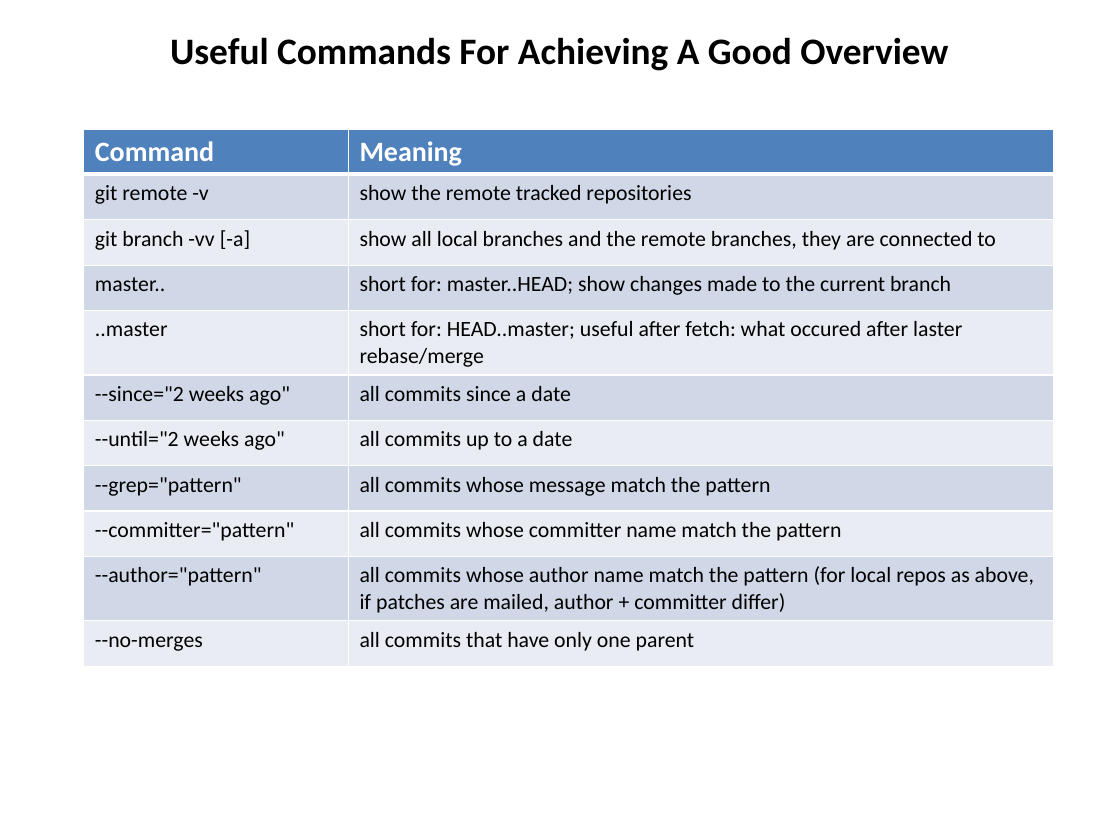
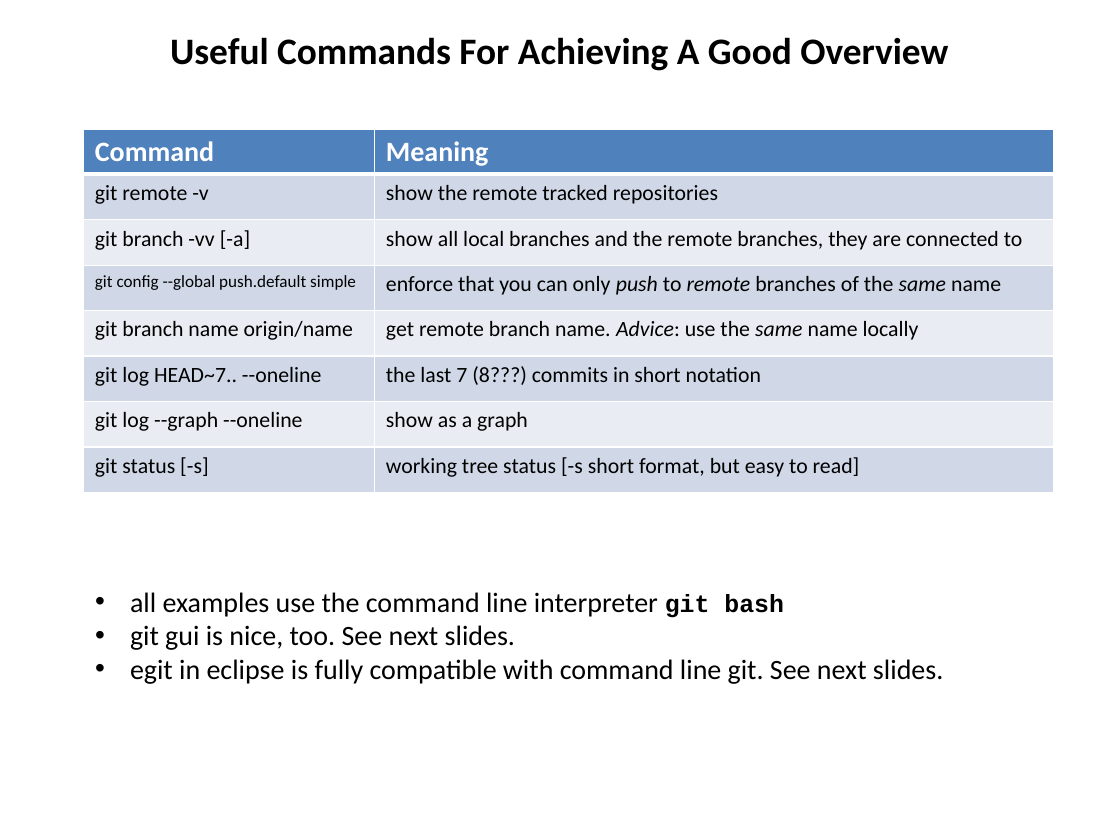
Before and after one commit to hanbei/git_tutorial, a slide deck: slide 21 of architektur.pptx. Drawn at 1120x840 pixels with LibreOffice and Linux fonts; fonts in the diff are those of the drawing. Boxes give left, top, right and bottom in pixels: in the first picture for what was removed or moved away, otherwise in the second. Text is boxed around its words. In the diff, an @@ line names an element or a change of style, - is before the commit and + after.

Commit message:
overview-Folien

```diff
--- a/architektur.pptx
+++ b/architektur.pptx
@@ table at [84,129,1054,492] @@
-row 4: master.. | short for: master..HEAD; show changes made to the current branch
-row 5: ..master | short for: HEAD..master; useful after fetch: what occured after laster rebase/merge
-row 6: --since="2 weeks ago" | all commits since a date
-row 7: --until="2 weeks ago" | all commits up to a date
-row 8: --grep="pattern" | all commits whose message match the pattern
-row 9: --committer="pattern" | all commits whose committer name match the pattern
-row 10: --author="pattern" | all commits whose author name match the pattern (for local repos as above, if patches are mailed, author + committer differ)
-row 11: --no-merges | all commits that have only one parent
+row 4: git config --global push.default simple | enforce that you can only push to remote branches of the same name
+row 5: git branch name origin/name | get remote branch name. Advice: use the same name locally
+row 6: git log HEAD~7.. --oneline | the last 7 (8???) commits in short notation
+row 7: git log --graph --oneline | show as a graph
+row 8: git status [-s] | working tree status [-s short format, but easy to read]
@@ text added at [130,592,943,684], 18 pt, text #000000 @@
+• all examples use the command line interpreter git bash
+• git gui is nice, too. See next slides.
+• egit in eclipse is fully compatible with command line git. See next slides.
```
Also in this commit, not shown: 2 slides added.
